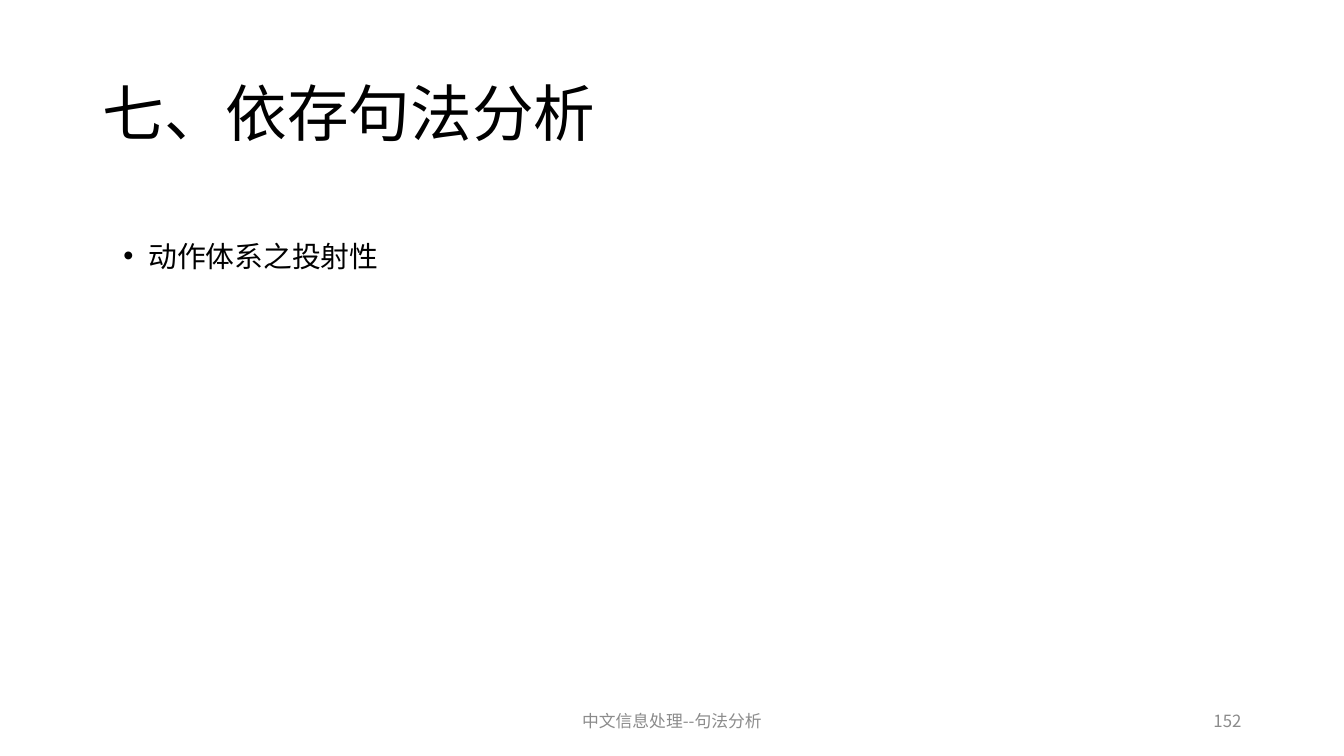
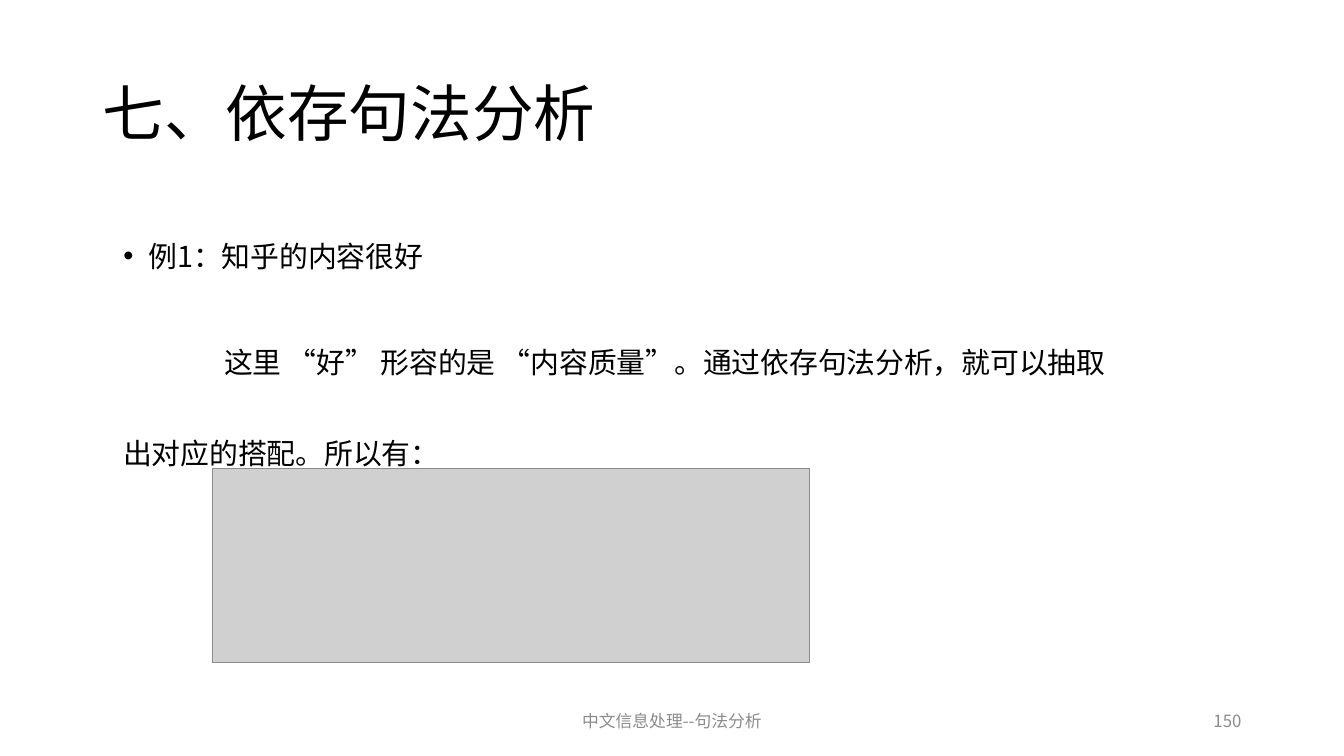
Before and after one commit to charlesXu86/Chatbot_CN, a slide deck: slide 150 of Chatbot_Doc/课程/NLP-6-句法分析.pptx (slide 152 before the commit). Drawn at 1344x756 pixels with LibreOffice and Linux fonts; fonts in the diff are those of the drawing; grey boxes stand for pictures. Boxes give left, top, right and bottom in pixels: in the first picture for what was removed or moved away, otherwise in the second. Text is boxed around its words. In the diff, an @@ line names an element or a change of style, - is before the commit and + after.

Commit message:
句法分析

```diff
--- a/Chatbot_Doc/课程/NLP-6-句法分析.pptx
+++ b/Chatbot_Doc/课程/NLP-6-句法分析.pptx
@@ text at [123, 242, 1106, 473]: text changed @@
-• 动作体系之投射性
+• 例1：知乎的内容很好
+这里 “好” 形容的是 “内容质量”。通过依存句法分析，就可以抽取出对应的搭配。所以有：
@@ picture added at [213, 469, 810, 663] @@
@@ page number at [1213, 714, 1241, 727]: text changed @@
-152
+150
```
Also in this commit, not shown: 2 other slides changed, 1 slide added, 1 slide removed.
